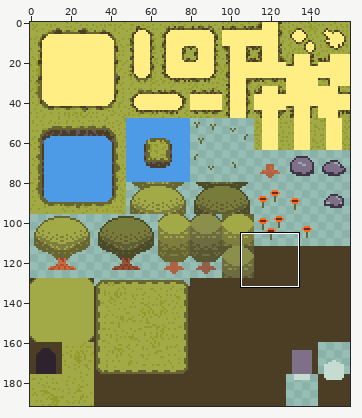
Sprite sheet, stored at Assets/Act1/TileMaps/ForestTileSetAct1.png. The picture above shows the old version from afar; the outline marks the close-up.
Close-up. Before the commit:
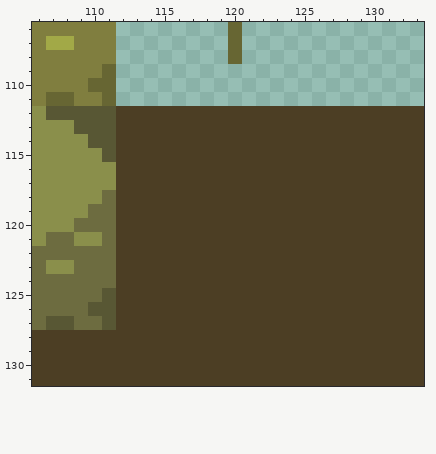
The file is 160x192 pixels. Shown: x 106..133, y 106..131.
Now the later version:
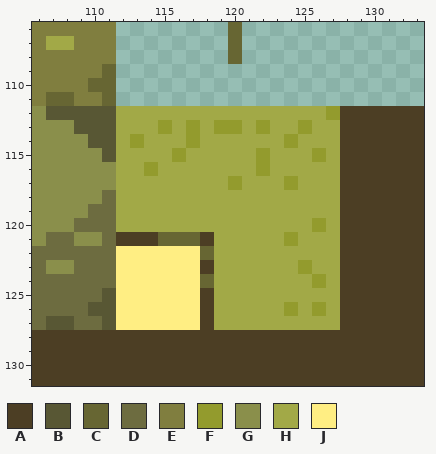
Palette (. is transparent): A #4c3e24  B #585734  C #676633  D #6d6c40  E #807e3f  F #939b2d  G #8a8f4b  H #a2a947  J #ffee83
The exact change:
@@ x 106..133 @@
 111 ECCEEC......................
-112 GBBBBBAAAAAAAAAAAAAAAAAAAAAA
-113 GGGBBBAAAAAAAAAAAAAAAAAAAAAA
-114 GGGGBBAAAAAAAAAAAAAAAAAAAAAA
-115 GGGGGBAAAAAAAAAAAAAAAAAAAAAA
-116 GGGGGGAAAAAAAAAAAAAAAAAAAAAA
-117 GGGGGGAAAAAAAAAAAAAAAAAAAAAA
-118 GGGGGDAAAAAAAAAAAAAAAAAAAAAA
-119 GGGGDDAAAAAAAAAAAAAAAAAAAAAA
-120 GGGDDDAAAAAAAAAAAAAAAAAAAAAA
-121 GDDGGDAAAAAAAAAAAAAAAAAAAAAA
-122 DDDDDDAAAAAAAAAAAAAAAAAAAAAA
-123 DGGDDDAAAAAAAAAAAAAAAAAAAAAA
-124 DDDDDDAAAAAAAAAAAAAAAAAAAAAA
-125 DDDDDBAAAAAAAAAAAAAAAAAAAAAA
-126 DDDDBBAAAAAAAAAAAAAAAAAAAAAA
-127 DBBDDBAAAAAAAAAAAAAAAAAAAAAA
+112 GBBBBBHHHHHHHHHHHHHHHFAAAAAA
+113 GGGBBBHHHFHFHFFHFHHFHHAAAAAA
+114 GGGGBBHFHHHFHHHHHHFHHHAAAAAA
+115 GGGGGBHHHHFHHHHHFHHHFHAAAAAA
+116 GGGGGGHHFHHHHHHHFHHHHHAAAAAA
+117 GGGGGGHHHHHHHHFHHHFHHHAAAAAA
+118 GGGGGDHHHHHHHHHHHHHHHHAAAAAA
+119 GGGGDDHHHHHHHHHHHHHHHHAAAAAA
+120 GGGDDDHHHHHHHHHHHHHHFHAAAAAA
+121 GDDGGDAAACCCAHHHHHFHHHAAAAAA
+122 DDDDDDJJJJJJCHHHHHHHHHAAAAAA
+123 DGGDDDJJJJJJAHHHHHHFHHAAAAAA
+124 DDDDDDJJJJJJCHHHHHHHFHAAAAAA
+125 DDDDDBJJJJJJAHHHHHHHHHAAAAAA
+126 DDDDBBJJJJJJAHHHHHFHFHAAAAAA
+127 DBBDDBJJJJJJAHHHHHHHHHAAAAAA
 128 AAAAAAAAAAAAAAAAAAAAAAAAAAAA
Where, in picture pixels (left, top, right, bottom), the same in both close-ups:
changed: (116, 106, 340, 330)
